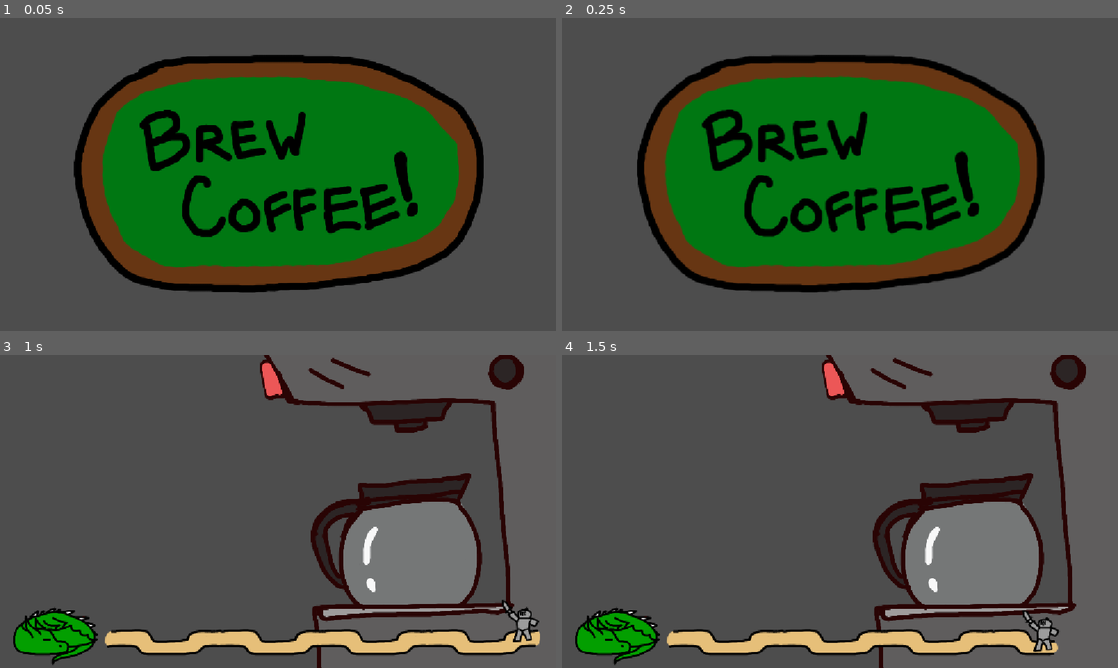
Above: before the commit, frames 1-4 (two rows, left to right).
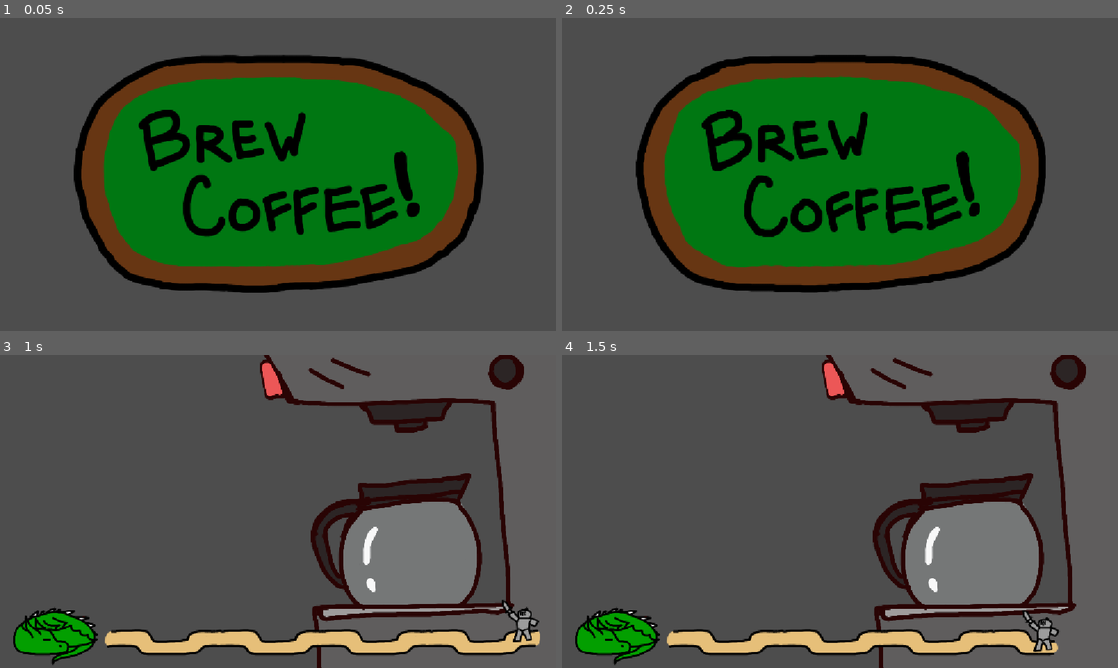
Above: after the commit, the same moments.

Repository: Sharpy796/acm-gamejam-2026
Game: Godot game, scene res://scenes/transitions/brewcoffee.tscn
Same seed, same stepped clock (60 frames per second), same inputs: the game is played once before the commit and once after it. This scene is started directly instead of the project's main scene.
Inputs (mouse positions are in pixels of both pictures, inside the frame that each line leads up to):
- Up to frame 1 (0.05 s): no input
- Up to frame 2 (0.25 s): no input
- Up to frame 3 (1 s): tap Enter at 0.5 s; move the mouse to (400, 495) at 0.52 s; click (400, 495) at 0.67 s; tap Space at 0.77 s
- Up to frame 4 (1.5 s): tap Space at 1.25 s; drag from (728, 527) to (812, 574) at 1.27 s

The runs differ from the first frame. In frame 1, 2.8% of the frame differs, in the area x 13-87%, y 11-88%; in frame 2, 1.8%; in frame 3, nothing differs; in frame 4, nothing differs.

Commit message:
tweak: Redrew coffee splash transition
The second frame was originally just a warped version of the first frame, which did not become the trend for the rest of the splashes.

Diff:
--- a/scenes/transitions/brewcoffee.tscn
+++ b/scenes/transitions/brewcoffee.tscn
@@ -1,17 +1,17 @@
 [gd_scene format=3 uid="uid://nknsi1ebmwqh"]
 
+[ext_resource type="Texture2D" uid="uid://kgkn1o2wrb5f" path="res://assets/transitionsplashes/brewcoffee/brewcoffee1.png" id="1_ew5k0"]
 [ext_resource type="Texture2D" uid="uid://do67e4v2154de" path="res://assets/transitionsplashes/brewcoffee/brewcoffee2.png" id="2_gcn4q"]
 [ext_resource type="Script" uid="uid://hqr4akevdpm" path="res://scenes/transitions/transitioncoffee.gd" id="3_ew5k0"]
-[ext_resource type="Texture2D" uid="uid://c2shoia0ocaj3" path="res://assets/transitionsplashes/brewcoffee/brewcoffee3.png" id="3_kr4bh"]
 
 [sub_resource type="SpriteFrames" id="SpriteFrames_lfxu0"]
 animations = [{
 "frames": [{
 "duration": 1.0,
-"texture": ExtResource("2_gcn4q")
+"texture": ExtResource("1_ew5k0")
 }, {
 "duration": 1.0,
-"texture": ExtResource("3_kr4bh")
+"texture": ExtResource("2_gcn4q")
 }],
 "loop": 1,
 "name": &"default",
Binary file changed: assets/transitionsplashes/brewcoffee/brewcoffee1.png
Binary file removed: assets/transitionsplashes/brewcoffee/brewcoffee3.png
Not shown, removed: assets/transitionsplashes/brewcoffee/brewcoffee3.png.import
